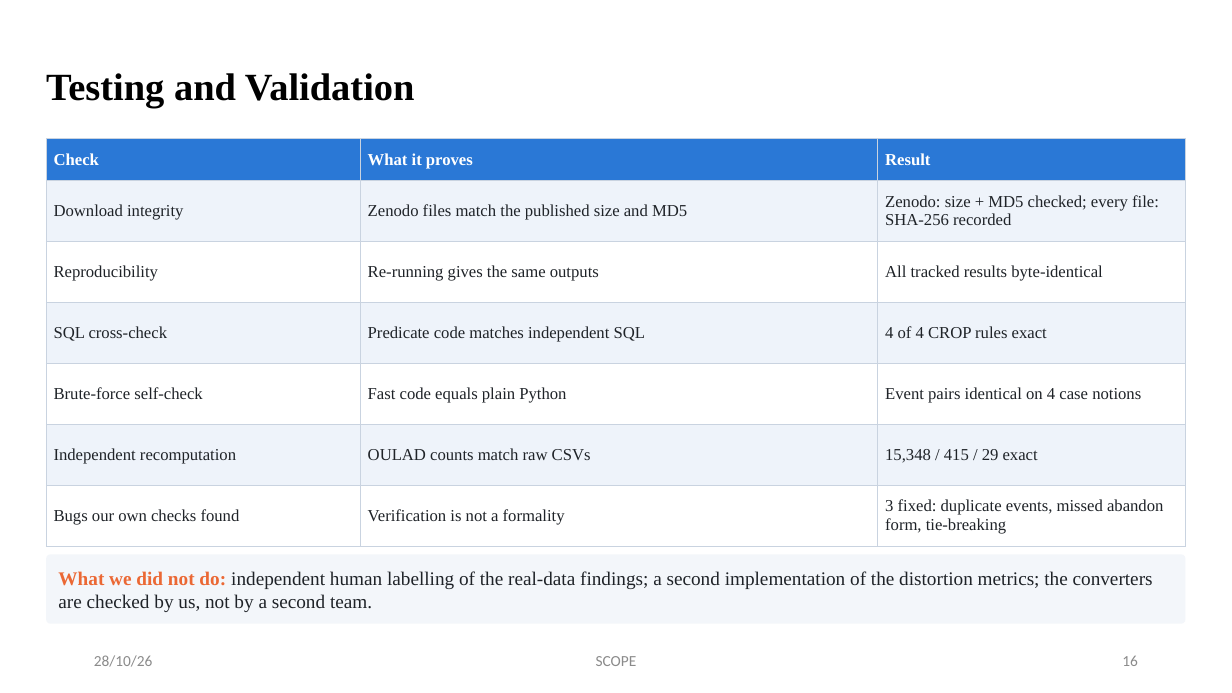
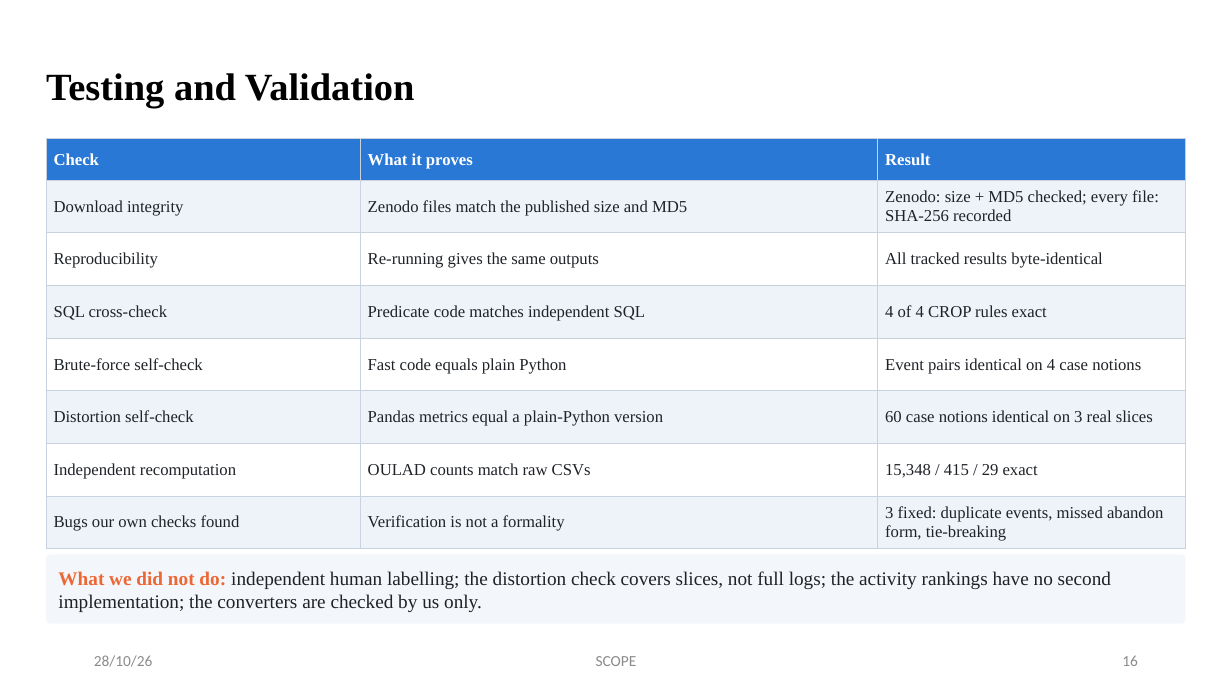
Before and after one commit to ssaakaash/ocel-research, a slide deck: slide 16 of docs/review-3/Team1_Review3_OCEL.pptx. Drawn at 1232x693 pixels with LibreOffice and Linux fonts; fonts in the diff are those of the drawing. Boxes give left, top, right and bottom in pixels: in the first picture for what was removed or moved away, otherwise in the second. Text is boxed around its words. In the diff, an @@ line names an element or a change of style, - is before the commit and + after.

```diff
--- a/docs/review-3/Team1_Review3_OCEL.pptx
+++ b/docs/review-3/Team1_Review3_OCEL.pptx
@@ table at [46, 139, 1186, 549] @@
+row 6: Distortion self-check | Pandas metrics equal a plain-Python version | 60 case notions identical on 3 real slices
@@ text in rounded rectangle at [58, 571, 1111, 612]: text changed @@
-What we did not do: independent human labelling of the real-data findings; a second implementation of the distortion metrics; the converters are checked by us, not by a second team.
+What we did not do: independent human labelling; the distortion check covers slices, not full logs; the activity rankings have no second implementation; the converters are checked by us only.
```
Also in this commit, not shown: 1 other slide changed, 18 other files.
